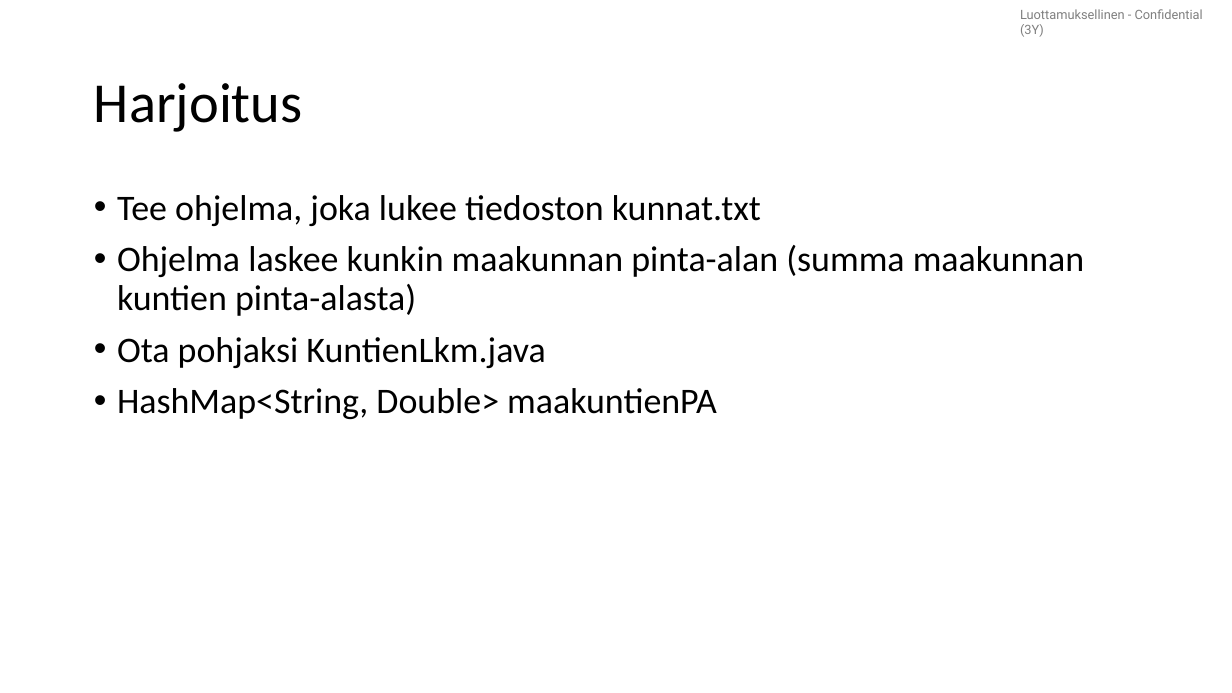
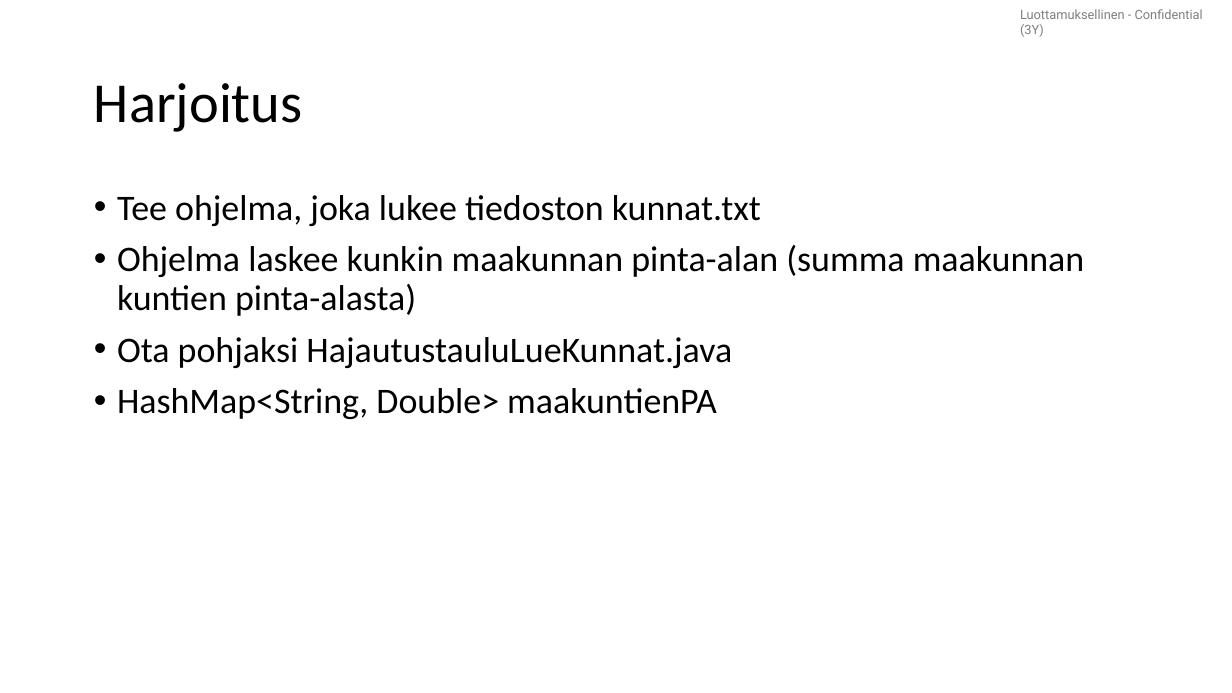
Before and after one commit to lpemake/TrakTite25, a slide deck: slide 116 of Tietorakenteet ja algoritmit TITE25.pptx. Drawn at 1232x693 pixels with LibreOffice and Linux fonts; fonts in the diff are those of the drawing. Boxes give left, top, right and bottom in pixels: in the first picture for what was removed or moved away, otherwise in the second. Text is boxed around its words. In the diff, an @@ line names an element or a change of style, - is before the commit and + after.

```diff
--- a/Tietorakenteet ja algoritmit TITE25.pptx
+++ b/Tietorakenteet ja algoritmit TITE25.pptx
@@ text at (x1=117, y1=337, x2=732, y2=368): text changed @@
-• Ota pohjaksi KuntienLkm.java
+• Ota pohjaksi HajautustauluLueKunnat.java
```
Also in this commit, not shown: 1 other slide changed, 6 other files.
